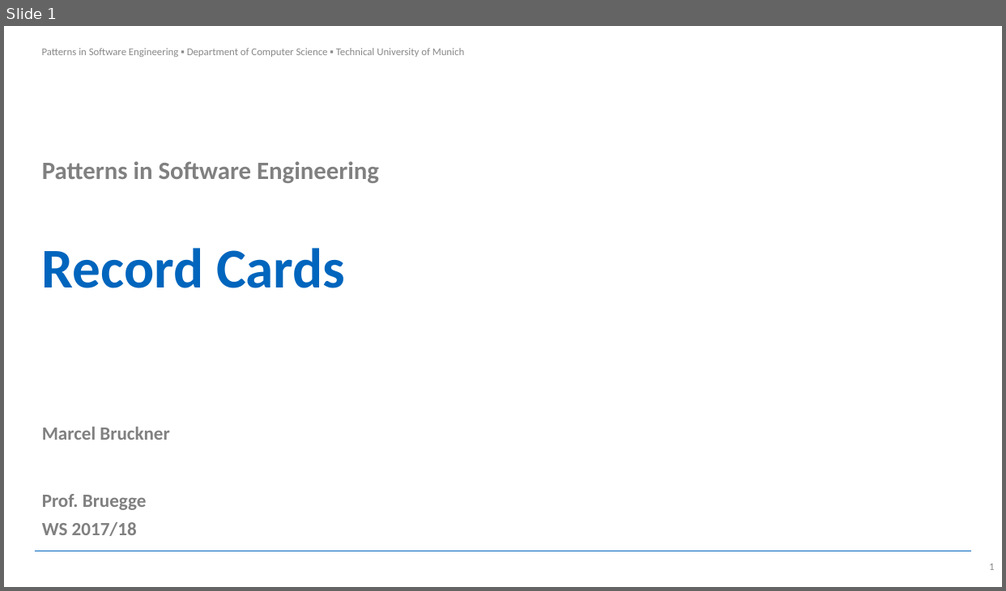
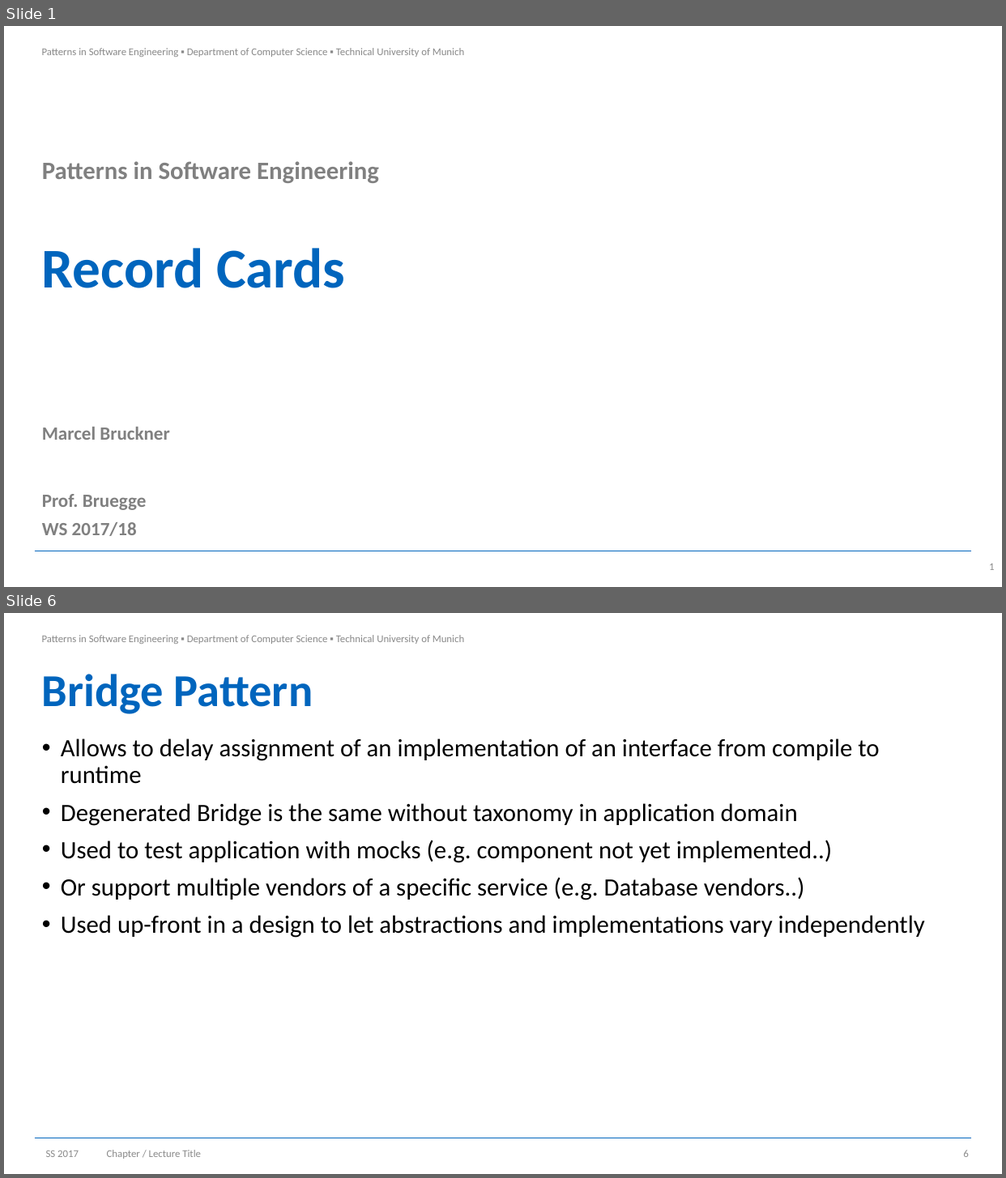
Before and after one commit to Brucknem-TUMProjects/pattern-in-software-engineering-summary, a slide deck: Record_cards/cards.pptx. Shown one above the other, each under a label of ours: slide 1 before the commit, slides 1 and 6 after it; the slides between them are not shown. The pictures are 1006x591 and 1006x1178 pixels, drawn with LibreOffice and Linux fonts; fonts in the diff are those of the drawing; background and template pictures are left out. Boxes give left, top, right and bottom in pixels: in the first picture for what was removed or moved away, otherwise in the second. Text is boxed around its words. In the diff, an @@ line names an element or a change of style, - is before the commit and + after.

Commit message:
All patterns but REST

```diff
--- a/Record_cards/cards.pptx
+++ b/Record_cards/cards.pptx
@@ slide 6 added at (x1=4, y1=613, x2=1002, y2=1174), background #FFFFFF; not listed: 2 template elements that a slide beside it also shows @@
@@ title added at (x1=42, y1=674, x2=313, y2=714), 44 pt, text #0065BD, bold @@
+Bridge Pattern
@@ text added at (x1=61, y1=739, x2=925, y2=938), 24 pt, text #000000 @@
+• Allows to delay assignment of an implementation of an interface from compile to runtime
+• Degenerated Bridge is the same without taxonomy in application domain
+• Used to test application with mocks (e.g. component not yet implemented..)
+• Or support multiple vendors of a specific service (e.g. Database vendors..)
+• Used up-front in a design to let abstractions and implementations vary independently
@@ text added at (x1=46, y1=1151, x2=79, y2=1157), 10 pt, text #8C8C8C @@
+SS 2017
@@ text added at (x1=107, y1=1150, x2=201, y2=1159), 10 pt, text #8C8C8C @@
+Chapter / Lecture Title
@@ page number added at (x1=963, y1=1150, x2=968, y2=1157), 10 pt, text #8C8C8C @@
+6
```
Also in this commit, not shown: 1 slide changed, 9 other slides added, 21 other files.
